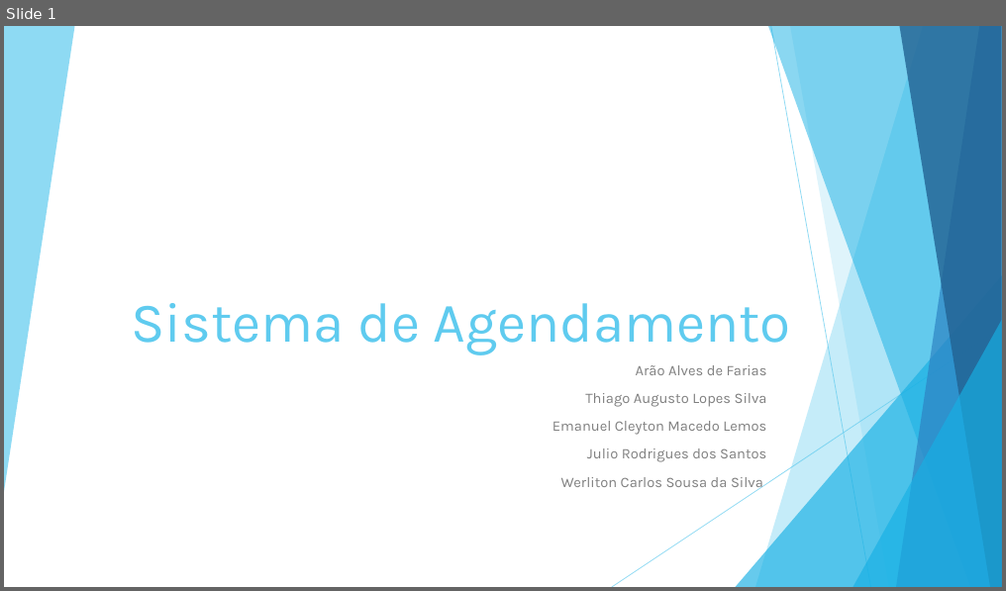
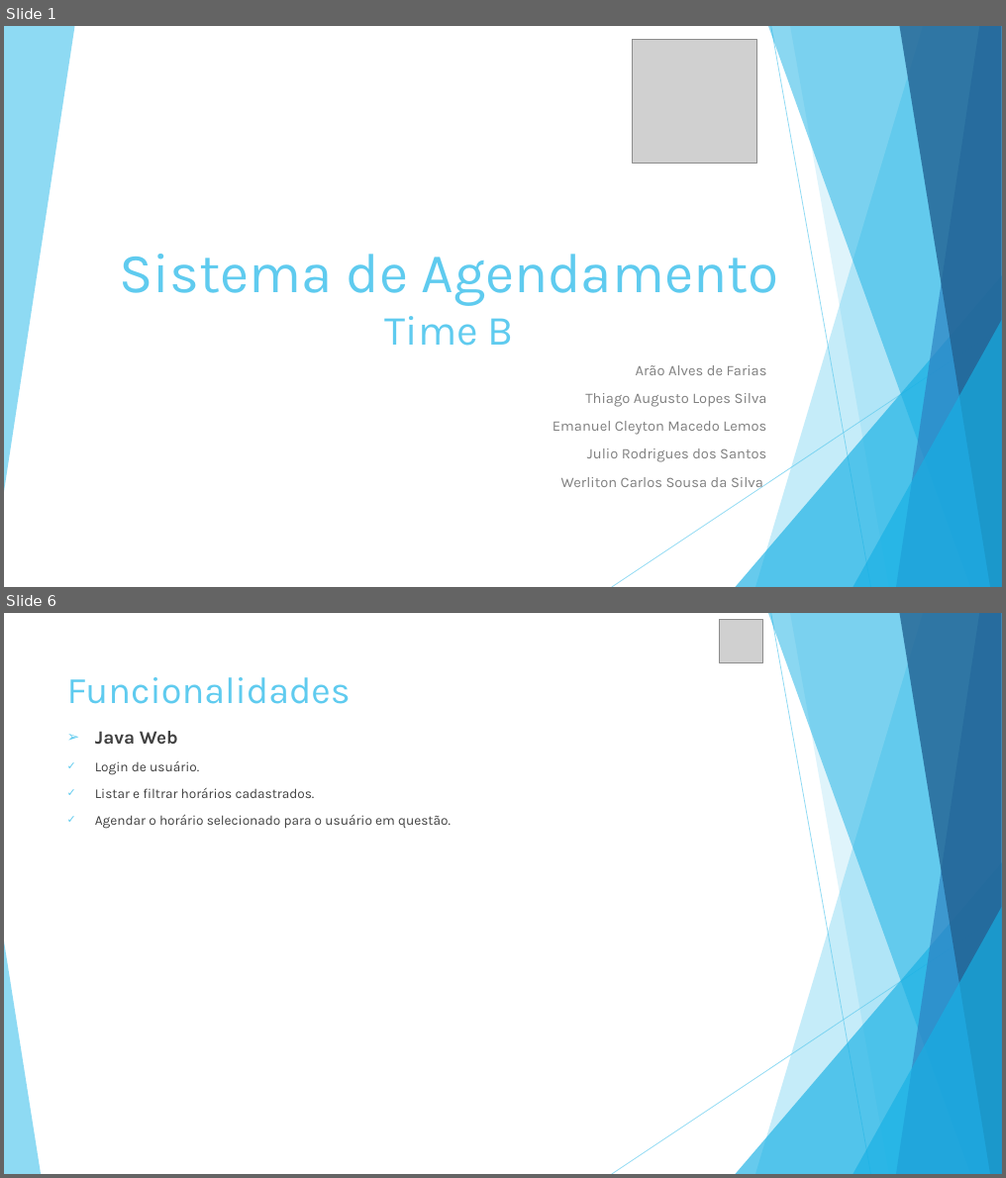
Before and after one commit to julioxrs/PROVA-TIME-B, a slide deck: Documentação/Apresentação/Sistema de Agendamento.pptx. Shown one above the other, each under a label of ours: slide 1 before the commit, slides 1 and 6 after it; the slides between them are not shown. The pictures are 1006x591 and 1006x1178 pixels, drawn with LibreOffice and Linux fonts; fonts in the diff are those of the drawing; grey boxes stand for pictures. Boxes give left, top, right and bottom in pixels: in the first picture for what was removed or moved away, otherwise in the second. Text is boxed around its words. In the diff, an @@ line names an element or a change of style, - is before the commit and + after.

```diff
--- a/Documentação/Apresentação/Sistema de Agendamento.pptx
+++ b/Documentação/Apresentação/Sistema de Agendamento.pptx
@@ slide 6 added at bbox=[4, 613, 1002, 1174], background #FFFFFF; not listed: 9 template elements that a slide beside it also shows @@
@@ picture added at bbox=[720, 620, 763, 663] @@
@@ title added at bbox=[67, 677, 350, 704], 36 pt, text #5FCBEF @@
+Funcionalidades
@@ text added at bbox=[95, 731, 450, 829], 13 pt, text #404040 @@
+➢ Java Web
+✓ Login de usuário.
+✓ Listar e filtrar horários cadastrados.
+✓ Agendar o horário selecionado para o usuário em questão.
@@ triangle added at bbox=[4, 942, 41, 1174], fill #5FCBEF at 70% opacity @@
@@ slide 1 changed as well @@
@@ picture added at bbox=[633, 40, 757, 163] @@
@@ title at bbox=[120, 254, 779, 346]: text changed @@
-Sistema de Agendamento
+Sistema de Agendamento
+Time B
```
Also in this commit, not shown: 7 other slides added, 1 other file.
